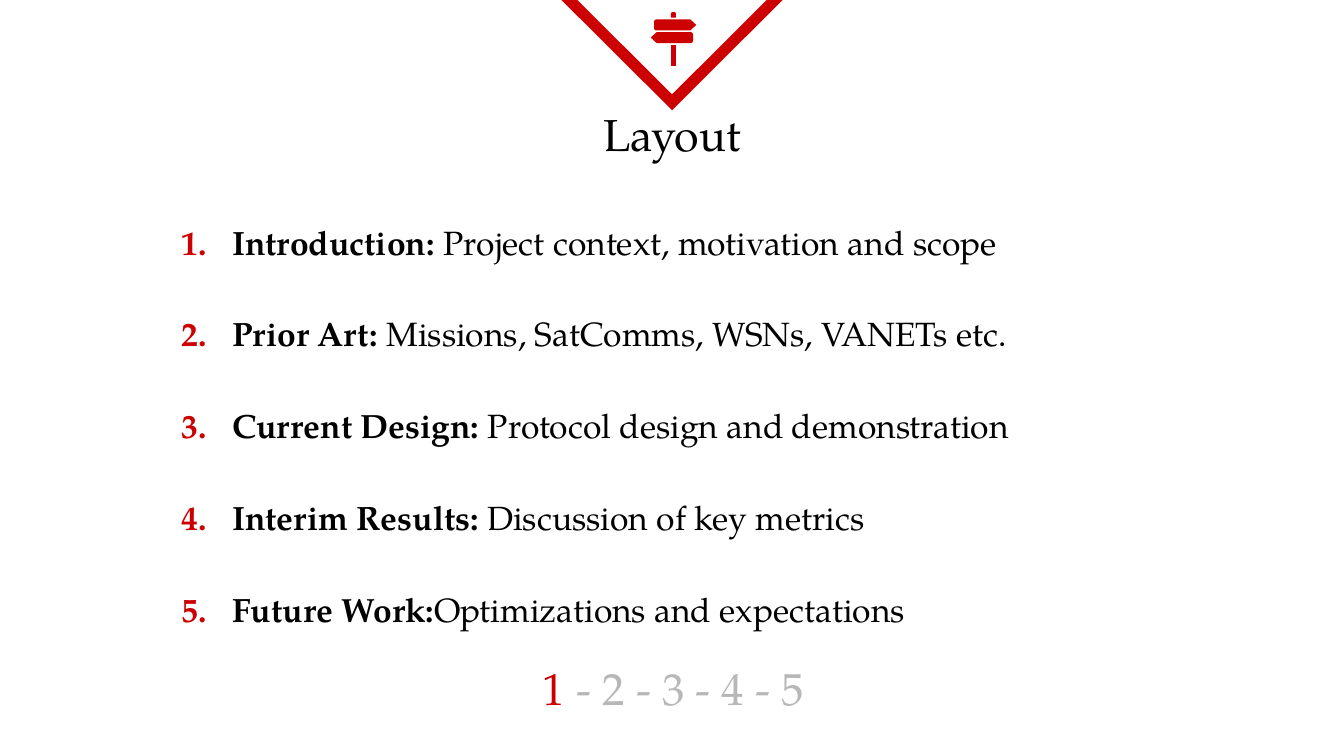
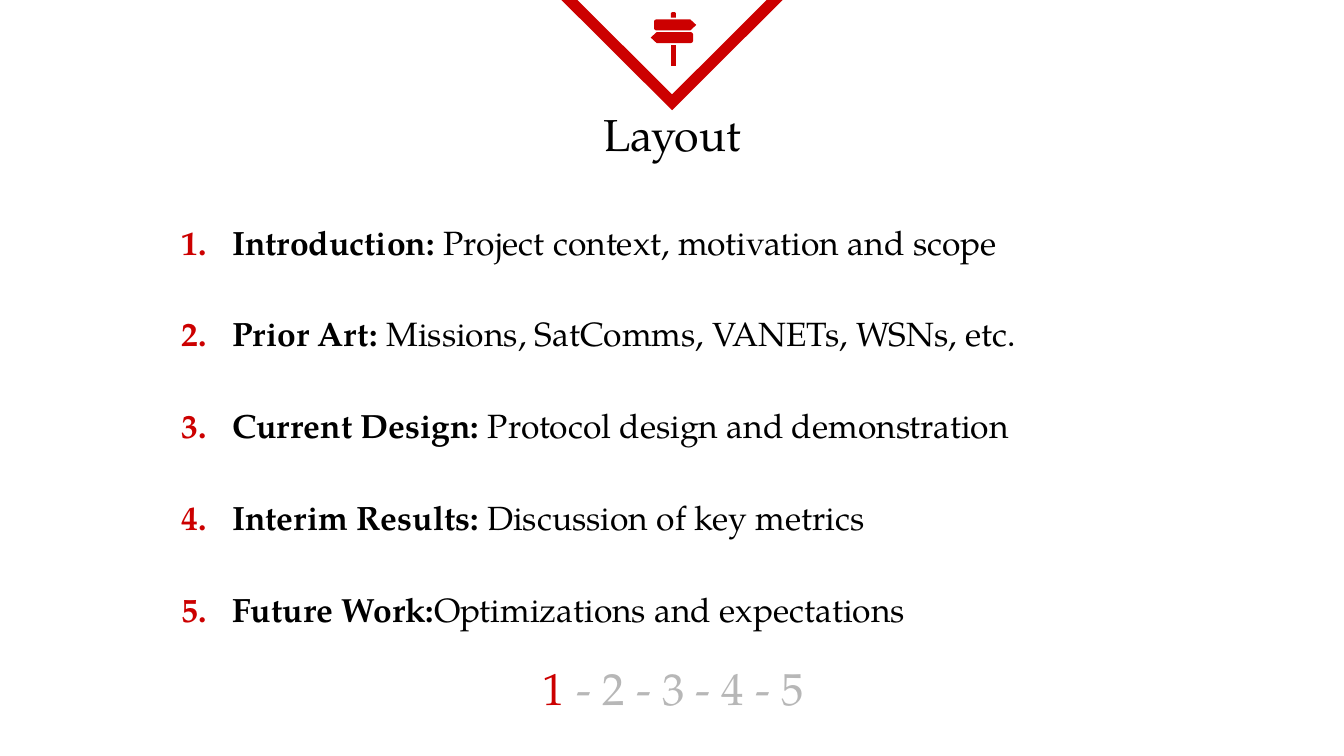
Before and after one commit to StarStuffSteve/masters-research-project, a slide deck: slide 3 of Demonstration/Slide Deck.pptx. Drawn at 1344x756 pixels with LibreOffice and Linux fonts; fonts in the diff are those of the drawing. Boxes give left, top, right and bottom in pixels: in the first picture for what was removed or moved away, otherwise in the second. Text is boxed around its words. In the diff, an @@ line names an element or a change of style, - is before the commit and + after.

```diff
--- a/Demonstration/Slide Deck.pptx
+++ b/Demonstration/Slide Deck.pptx
@@ text at box(232, 322, 1015, 351): text changed @@
-2. Prior Art: Missions, SatComms, WSNs, VANETs etc.
+2. Prior Art: Missions, SatComms, VANETs, WSNs, etc.
```
Also in this commit, not shown: 7 other files.
